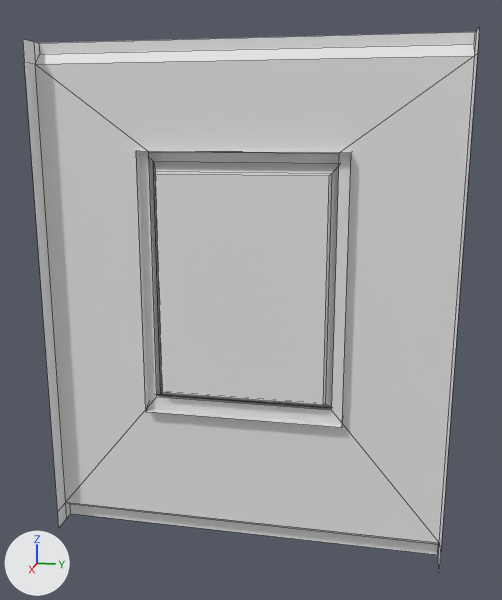
Two versions of the FBX model Source/Building/EXPORTS/WallWindow.FBX, one commit apart.
Both versions are drawn from a camera (50 mm lens) standing at (3.16, -0.32, 2.1) and looking at (-0.08, -0.96, 1.29). The lights are fixed; the arrows at lower left show +X, +Y and +Z. Mesh edges are drawn as thin lines. Where no turn or scale is listed for an object, it has been applied to the vertices.

The first picture shows 'Wall', 'Window'.
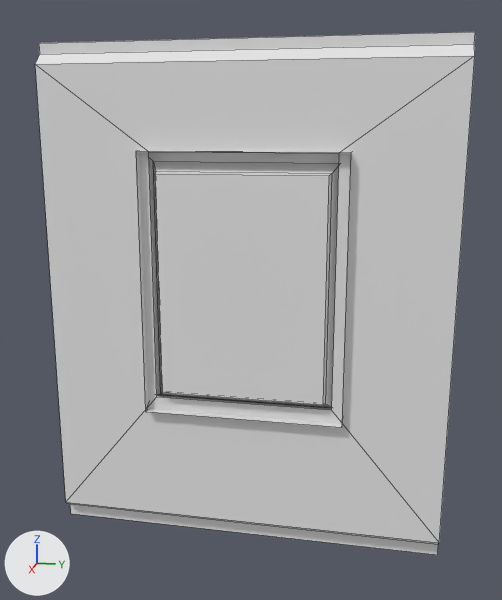
Changed parts and their boxes (x1, y1, x2, y2) in the pictures (502 x 600 px):
'Wall', reshaped
    before: (23, 28, 479, 572)
    after: (35, 32, 475, 555)
part 1 of me_mesh, deleted
    before: (23, 39, 71, 527)
part 2 of me_mesh, deleted
    before: (438, 28, 479, 572)

The change, as a diff of the scene's bpy script:
```diff
--- a/Source/Building/EXPORTS/WallWindow.FBX.py
+++ b/Source/Building/EXPORTS/WallWindow.FBX.py
@@ me_mesh @@
 me_mesh.from_pydata(...)  # 28 vertices, 18 faces; spans x -0.1..0.05, y -2.0..0.0, z 0.0..2.5
 # used by ob_wall; location = (0.0, 0.0, 0.0)
 # verts and faces of me_mesh; kept vertices keep their numbers, new ones are numbered from 28
 # before: 0 (-0.05, -2.0, 0.0) at pixel (66, 518), 1 (0.05, -2.0, 0.0) at pixel (58, 528), 2 (-0.05, -2.0, 2.5) at pixel (33, 41), 3 (0.05, -2.0, 2.5) at pixel (22, 39), 4 (-0.05, -2.0, 0.1) at pixel (65, 502)
 # before: 5 (0.05, -2.0, 0.1) at pixel (57, 511), 6 (-0.05, -2.0, 2.4) at pixel (35, 64), 7 (0.05, -2.0, 2.4) at pixel (24, 62), 8 (-0.1, -2.0, 0.0) at pixel (70, 513), 9 (-0.1, -2.0, 0.06) at pixel (70, 503)
 # before: 10 (-0.1, -2.0, 2.5) at pixel (38, 43), 11 (-0.1, -2.0, 2.45) at pixel (39, 54)
 # before: 12 (0.05, 0.0, 0.0) at pixel (439, 572), 13 (-0.05, 0.0, 0.0) at pixel (438, 560), 14 (-0.1, 0.0, 0.0) at pixel (437, 554), 15 (-0.1, 0.0, 0.06) at pixel (438, 544), 16 (-0.05, 0.0, 0.1) at pixel (439, 542)
 # before: 17 (-0.05, 0.0, 2.4) at pixel (474, 55), 18 (-0.1, 0.0, 2.45) at pixel (474, 44), 19 (-0.1, 0.0, 2.5) at pixel (475, 31), 20 (-0.05, 0.0, 2.5) at pixel (476, 30), 21 (0.05, 0.0, 2.5) at pixel (479, 26)
 # before: 22 (0.05, 0.0, 2.4) at pixel (477, 53), 23 (0.05, 0.0, 0.1) at pixel (440, 554)
+# me_mesh part 1
+delete_vertices([*range(0, 4), 5, 7])  # with the faces that use them
+# me_mesh part 2
+delete_vertices([12, 13, *range(20, 24)])  # with the faces that use them
```
